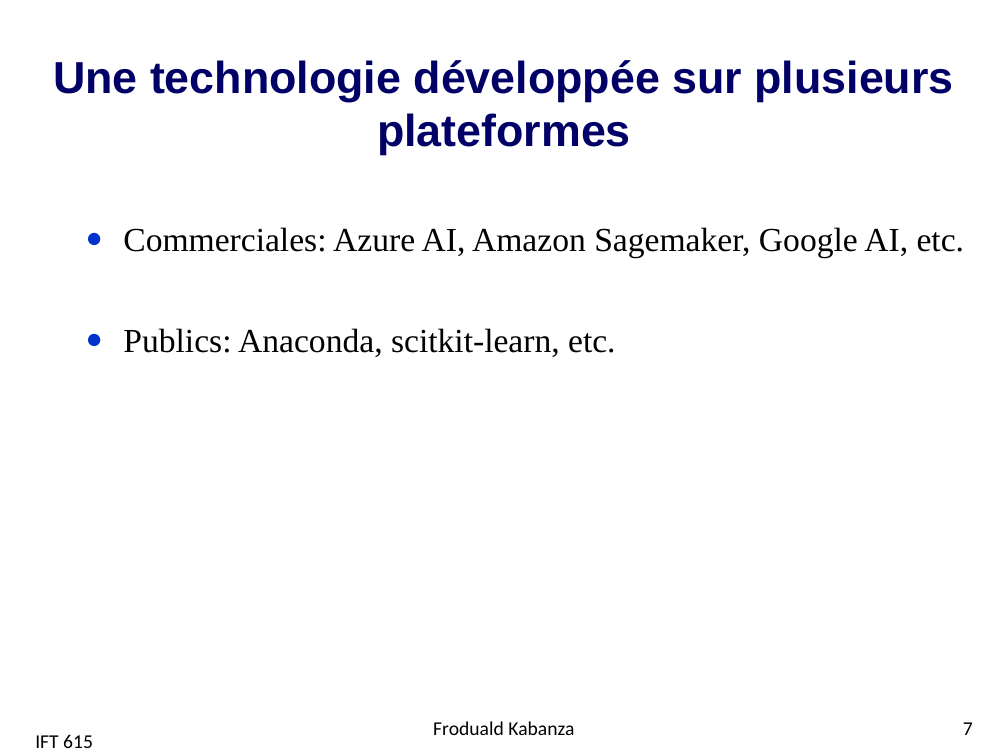
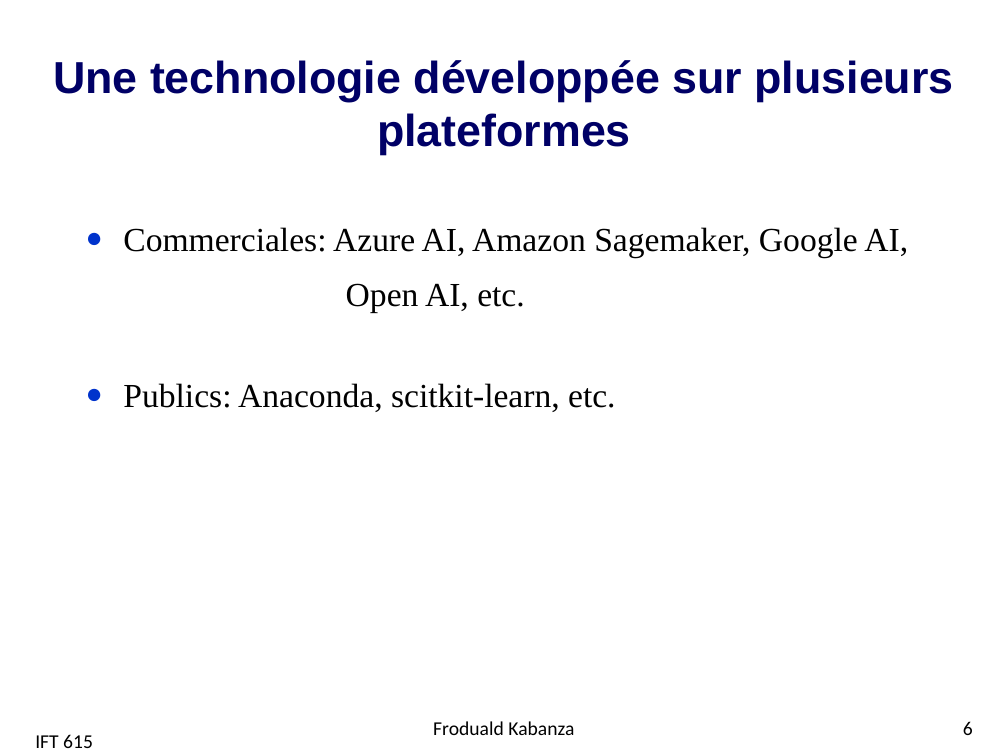
Before and after one commit to djeffkanda/djeffkanda.github.io, a slide deck: slide 6 of ift/assets/slides/ift615-01-Intro.pptx (slide 7 before the commit). Drawn at 1008x756 pixels with LibreOffice and Linux fonts; fonts in the diff are those of the drawing; background and template pictures are left out. Boxes give left, top, right and bottom in pixels: in the first picture for what was removed or moved away, otherwise in the second. Text is boxed around its words. In the diff, an @@ line names an element or a change of style, - is before the commit and + after.

```diff
--- a/ift/assets/slides/ift615-01-Intro.pptx
+++ b/ift/assets/slides/ift615-01-Intro.pptx
@@ text at <box>123,227,908,313</box>: text changed @@
-● Commerciales: Azure AI, Amazon Sagemaker, Google AI, etc.
+● Commerciales: Azure AI, Amazon Sagemaker, Google AI,
+Open AI, etc.
@@ page number at <box>963,721,973,735</box>: text changed @@
-7
+6
```
Also in this commit, not shown: 3 other slides changed, 1 slide removed, 9 other files.
